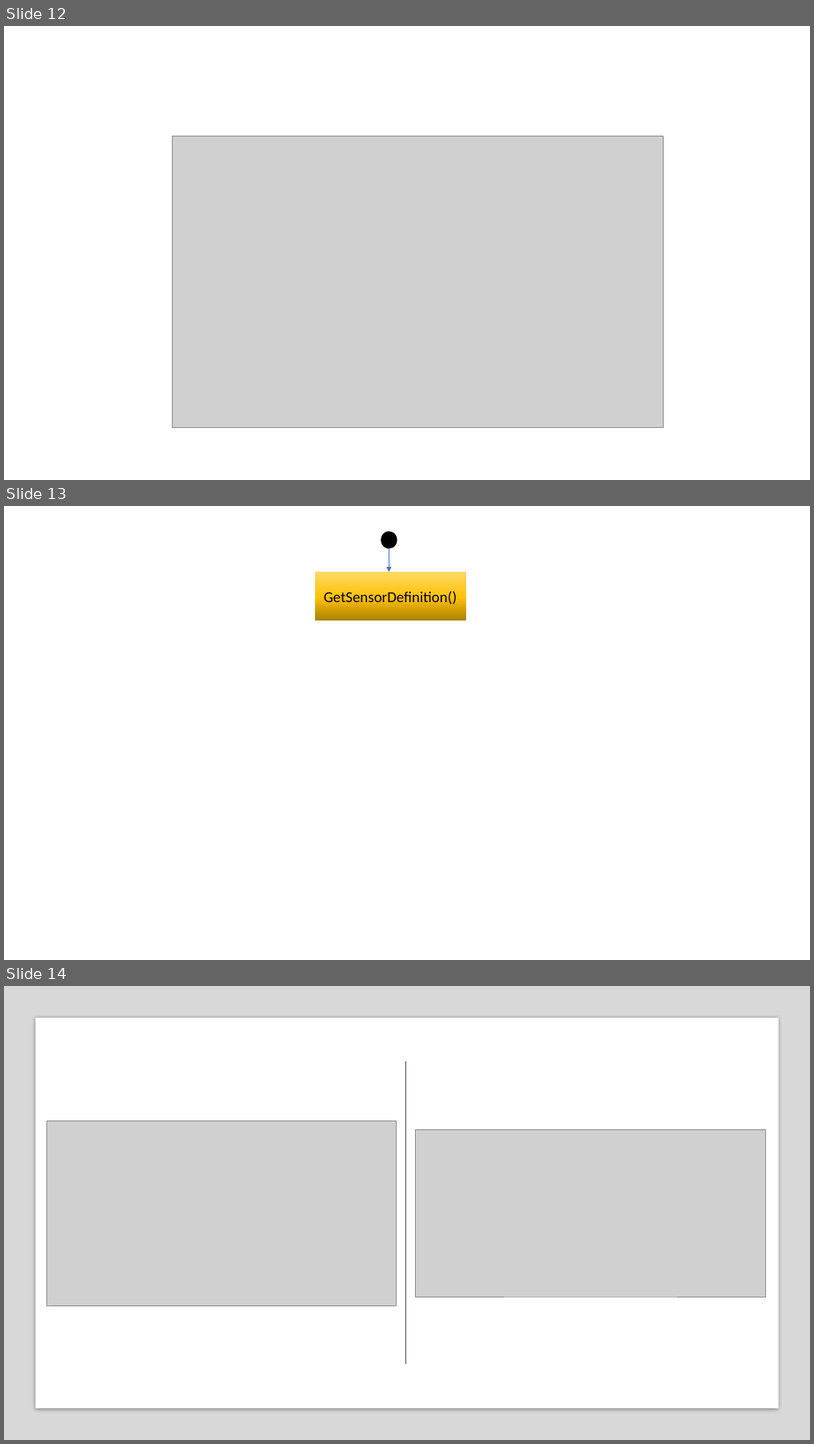
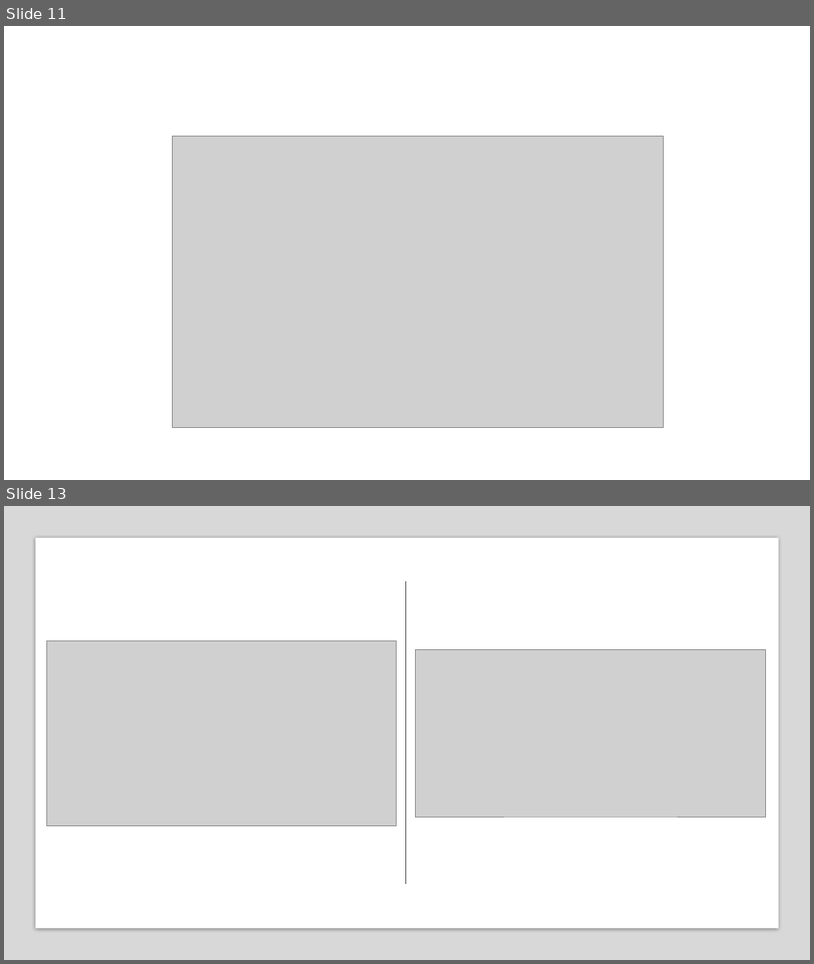
Before and after one commit to Frederick005/Research_Thesis, a slide deck: Report/diagrams.pptx. Shown one above the other, each under a label of ours: slides 12, 13 and 14 before the commit, slides 11 and 13 after it; the slides between them are not shown. The pictures are 814x1444 and 814x964 pixels, drawn with LibreOffice and Linux fonts; fonts in the diff are those of the drawing; grey boxes stand for pictures. Boxes give left, top, right and bottom in pixels: in the first picture for what was removed or moved away, otherwise in the second. Text is boxed around its words. In the diff, an @@ line names an element or a change of style, - is before the commit and + after.

Commit message:
Changing the radar sensor in carla completed. Pipeline Completed

```diff
--- a/Report/diagrams.pptx
+++ b/Report/diagrams.pptx
@@ slide 13 removed at bbox=[4, 506, 810, 960], background #FFFFFF @@
@@ ellipse removed at bbox=[382, 532, 397, 548] @@
@@ arrow removed from (390, 548) to (390, 572) @@
@@ rectangle removed at bbox=[315, 572, 466, 620] @@
-GetSensorDefinition()
@@ what was slide 12 is now slide 11 @@
@@ what was slide 14 is now slide 13 @@
```
Also in this commit, not shown: 1 slide changed, 3 slides added, 1 other slide removed, 2 other files.
